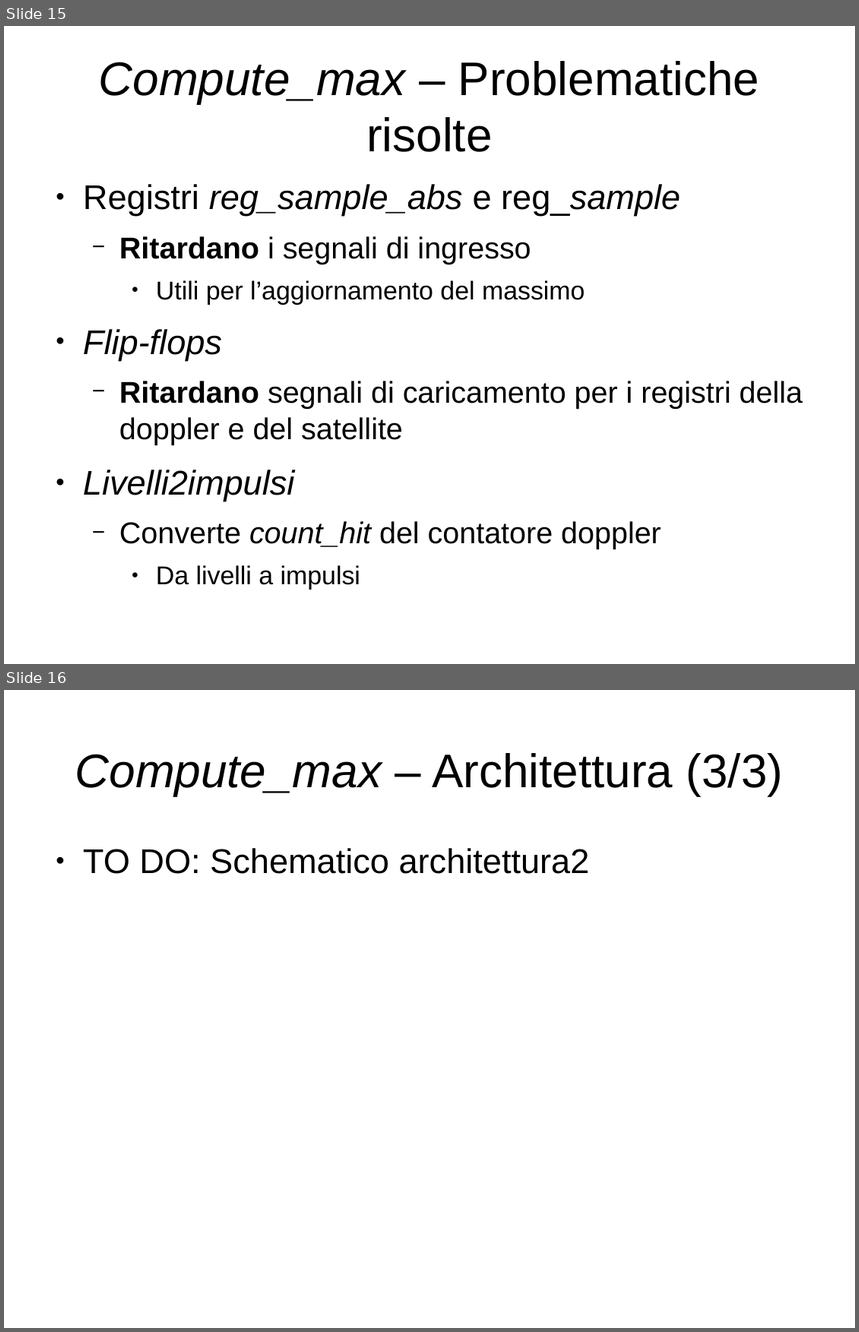
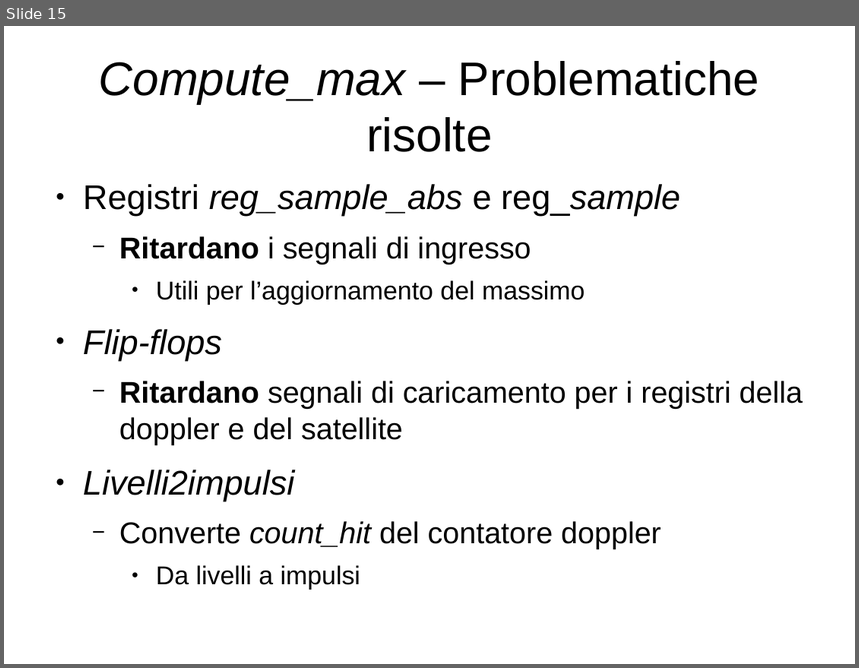
Before and after one commit to artic92/sistemi-embedded-task2, a slide deck: doc/presentazione.odp. Shown one above the other, each under a label of ours: slides 15 and 16 before the commit, slide 15 after it. The pictures are 859x1332 and 859x668 pixels, drawn with LibreOffice and Linux fonts; fonts in the diff are those of the drawing. Boxes give left, top, right and bottom in pixels: in the first picture for what was removed or moved away, otherwise in the second. Text is boxed around its words. In the diff, an @@ line names an element or a change of style, - is before the commit and + after.

```diff
--- a/doc/presentazione.odp
+++ b/doc/presentazione.odp
@@ slide 16 removed at <box>4,690,855,1328</box>, background #FFFFFF @@
@@ title removed at <box>75,753,784,796</box> @@
-Compute_max – Architettura (3/3)
@@ text removed at <box>83,848,590,874</box> @@
-● TO DO: Schematico architettura2
```
Also in this commit, not shown: 5 slides changed, 2 slides added, 4 other files.
